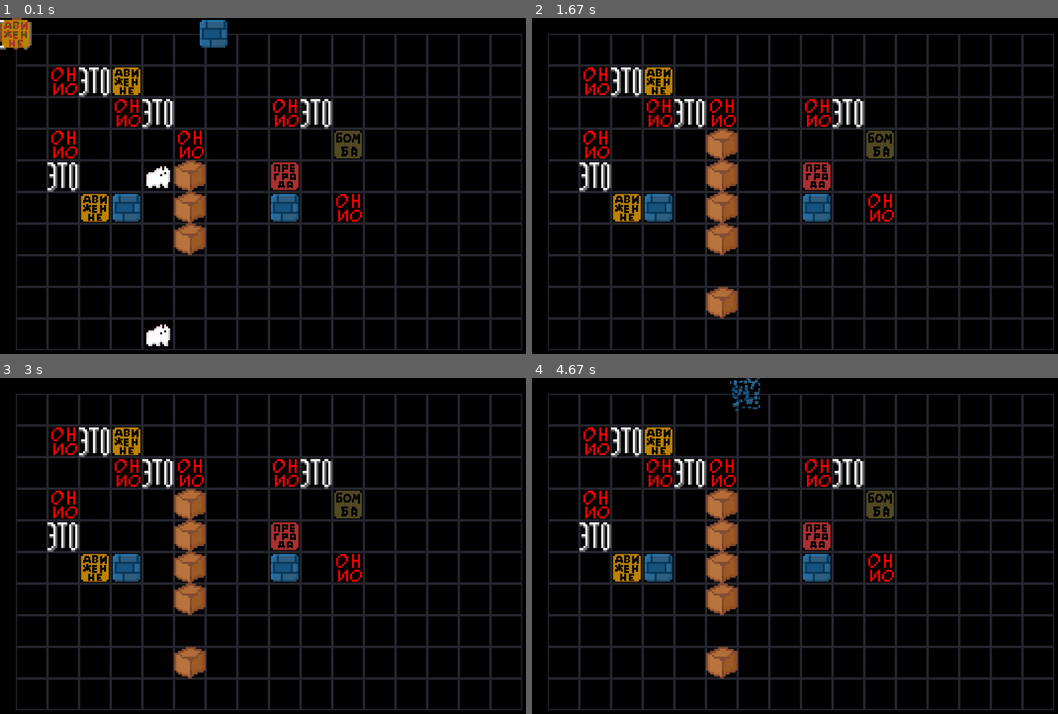
Above: before the commit, frames 1-4 (two rows, left to right).
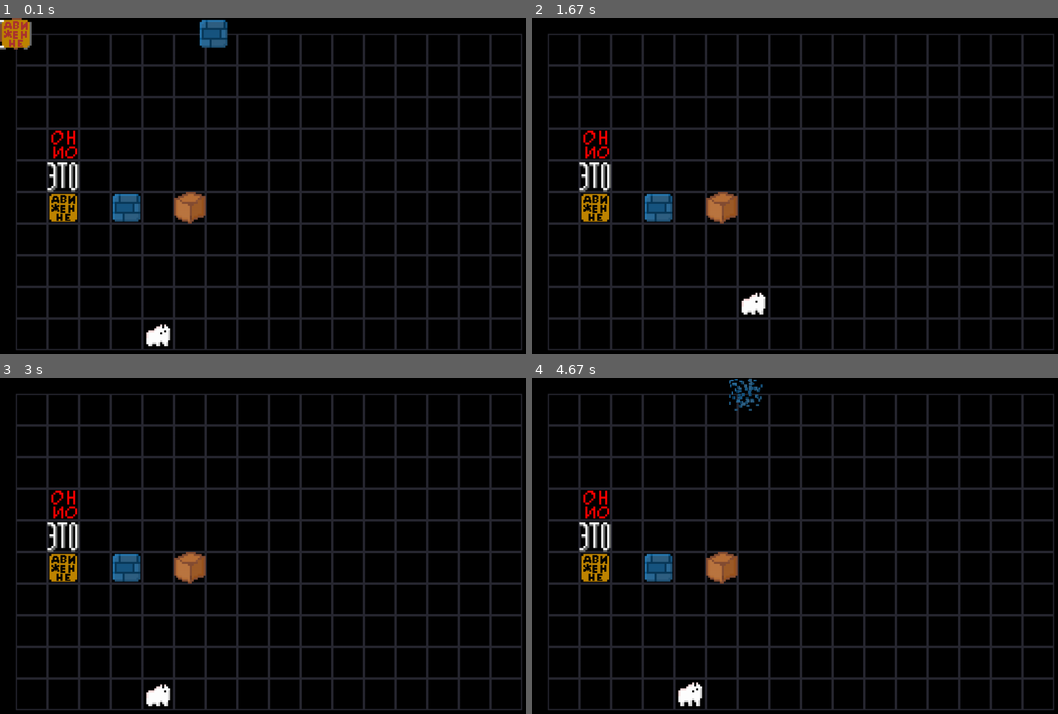
Above: after the commit, the same moments.

Repository: DIVERSIUMx/pygame-project
Game: pygame game, started from main.py
Same seed, same stepped clock (60 frames per second), same inputs: the game is played once before the commit and once after it.
Inputs:
- Up to frame 1 (0.1 s): no input
- Up to frame 2 (1.67 s): hold D 0.33-0.8 s; hold W 0.83-1.13 s; hold D 1.17-1.63 s
- Up to frame 3 (3 s): hold A 1.67-2.2 s; tap K at 1.82 s; hold S 2.23-2.53 s; hold A 2.57-2.97 s
- Up to frame 4 (4.67 s): hold W 3-3.37 s; tap K at 3.15, 4.62 s; hold D 3.4-4.03 s; hold S 4.07-4.43 s; hold A from 4.47 s (still down)

The runs differ from the first frame. In frame 1, 5.1% of the frame differs, in the area x 0-69%, y 1-71%; in frame 2, 6.0%; in frame 3, 6.0%; in frame 4, 6.3%, in the area x 9-69%, y 0-98%.

Commit message:
add level selection.py

Diff:
--- a/Initialization_levels.py
+++ b/Initialization_levels.py
@@ -129,7 +129,7 @@
 
 
 '''new_level(
-    'test3', [['wall', [3, 5], False], ['moris', [4, 9], False], ['box', [5, 5], False],
+    'test4', [['wall', [3, 5], False], ['moris', [4, 9], False], ['box', [5, 5], False],
                      ['Rules_and_blocks.ActiveBlocksAction("push", board)', [1, 5], True],
                      ['Rules_and_blocks.ActiveBlocksObject("box", board)', [1, 3], True],
                      ['Rules_and_blocks.ActiveBlocksIS(board)', [1, 4], True]]
--- a/Rules_and_blocks.py
+++ b/Rules_and_blocks.py
@@ -117,7 +117,8 @@
     else:
         print(first_name, finish_name)
         exec(
-            compile(f"globals()['{first_name}'].set_{finish_name}(True)", str(), 'exec'))
+            compile(f"globals()['{first_name}'].set_{finish_name}(True)", str(), 'exec')
+        )
         print(globals()[first_name].get_rules())
     if flag_moris:
         ActiveRules.append((first_cord, is_cord, finish_cord,
--- a/config.py
+++ b/config.py
@@ -4,6 +4,9 @@
 item_sprites = pygame.sprite.Group()
 particle_sprites = pygame.sprite.Group()
 
+all_sprites_to_level = pygame.sprite.Group()
+select_level_sprites = pygame.sprite.Group()
+
 clock = pygame.time.Clock()
 
 global froze
--- /dev/null
+++ b/level selection.py
@@ -0,0 +1,109 @@
+import pygame
+import os
+from sprites import SelectSprite, clock, all_sprites_to_level
+from items import board
+
+fps = 8
+
+
+def load_image(*filename):
+    path = os.path.join("data", "sprite\select-level", *filename)
+    return pygame.image.load(path)
+
+
+
+'''class LevelIcons:
+    def __init__(self, name):
+        sprite = SelectSprite(load_image(f"{name}.png"))
+        sprite.rect.x = 500
+'''
+
+
+class LevelBoard:
+    def __init__(self, margin):
+        self.board = [[None for _ in range(9)] for _ in range(5)]
+
+        # задаём случайное местоположение бомбочке
+
+        self.board[0][0] = 'test_level.png'
+        self.board[0][1] = 'test_level.png'
+        self.board[0][2] = 'test_level.png'
+        self.board[0][3] = 'test_level.png'
+        self.board[0][4] = 'test_level.png'
+        self.board[0][5] = 'test_level.png'
+        self.board[0][6] = 'test_level.png'
+        self.board[0][7] = 'test_level.png'
+        self.board[0][8] = 'test_level.png'
+        self.board[1][0] = 'test_level.png'
+        print(self.board)
+        self.margin = margin
+
+    def render(self):
+        stop = False
+
+        for y in range(len(self.board)):
+            for x in range(len(self.board[0])):
+                if self.board[y][x] is None:
+                    stop = True
+                    break
+                now = pygame.sprite.Sprite(all_sprites_to_level)
+                now.image = load_image(self.board[y][x])
+                now.rect = now.image.get_rect()
+                now.rect.x = self.margin * (x + 1)
+                now.rect.y = self.margin * (y + 1)
+            if stop:
+                break
+
+        '''for x, cell in enumerate(row):
+            rect = (
+                x * self.cell_size + self.left,
+                y * self.cell_size + self.top,
+                self.cell_size,
+                self.cell_size,
+            )
+            pygame.draw.rect(surface, (40, 40, 50), rect, 3)'''
+
+
+class OutlineRect:
+    def __init__(self, margin):
+        self.color = 'white'
+        self.counter = 1
+        self.cell = 2
+        self.x = margin - self.cell
+        self.y = margin - self.cell
+
+    def change_cell(self, x, y):
+        self.x = margin * (x + 1) - self.cell
+        self.x = margin * (y + 1) - self.cell
+
+    def update(self, surf):
+        if self.counter == 1:
+            pygame.draw.rect(surf, self.color, ((self.x, self.y), (80 + self.cell, 80 + self.cell)), self.cell)
+        else:
+            pygame.draw.rect(surf, 'black', ((self.x, self.y), (80 + self.cell, 80 + self.cell)), self.cell)
+        self.counter = 0 if self.counter == 1 else 1
+
+if __name__ == "__main__":
+    pygame.init()
+    screen_size = width, height = board.get_screen_size()
+    screen = pygame.display.set_mode(screen_size)
+    margin = 130
+    level_board = LevelBoard(margin)
+    level_board.render()
+    running = True
+    outline = OutlineRect(margin)
+    outline.update(screen)
+    while running:
+
+        for event in pygame.event.get():
+            if event.type == pygame.QUIT:
+                running = False
+
+        screen.fill((0, 0, 0))
+        outline.update(screen)
+        clock.tick(fps)
+        all_sprites_to_level.update()
+        all_sprites_to_level.draw(screen)
+        pygame.display.flip()
+
+    pygame.quit()
--- a/main.py
+++ b/main.py
@@ -50,9 +50,8 @@
 if __name__ == "__main__":
     sup = ItemSprite("test", load_image("wall.png"))
     sup.rect.x = 500
-    test(board)
     pygame.init()
-    start_level("test_second1")
+    start_level("test4")
     Rules_and_blocks.get_rules()
     print(board.board)
     screen_size = width, height = board.get_screen_size()
--- a/sprites.py
+++ b/sprites.py
@@ -1,7 +1,7 @@
 import pygame
 import os
 import sys
-from config import all_sprites, item_sprites, particle_sprites, clock, froze
+from config import all_sprites, item_sprites, particle_sprites, clock, froze, select_level_sprites, all_sprites_to_level
 import random
 
 FROZE = [False]
@@ -99,3 +99,10 @@
             self.kill()
         else:
             self.live_time -= 1
+
+
+class SelectSprite(pygame.sprite.Sprite):
+    def __init__(self, file):
+        super().__init__(all_sprites_to_level, select_level_sprites)
+        self.file = file
+        self.rect = self.file.get_rect()
Binary file changed: game.sqlite
